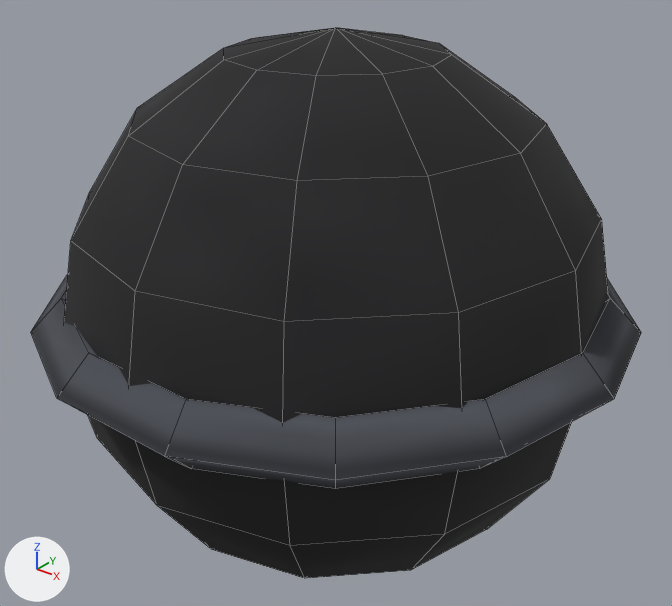
A saved change to the OBJ model crude-and-compute/src/main/resources/assets/crudecompute/models/block/power_cable_center.obj.
Both versions are drawn from a 50 mm lens placed at (0.697, -0.746, 0.652), pointed at (0.5, -0.5, 0.5). The lights are fixed; the arrows at lower left show +X, +Y and +Z. The picture after the commit comes second. Mesh edges are drawn as thin lines. Where no turn or scale is listed for an object, it has been applied to the vertices.

Objects in the first picture: 'power_cable_center'.
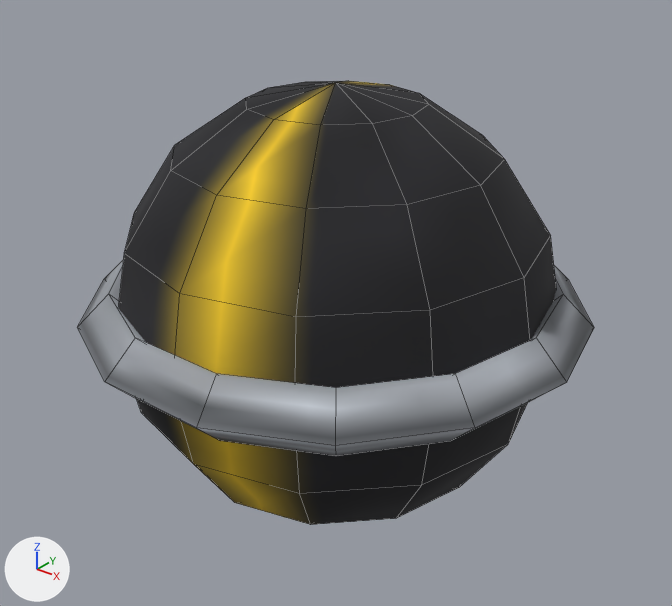
Boxes (x1, y1, x2, y2) around the edits, measured in the pictures (672 x 606 px; the box of a moved part takes in the faces that stretch with it):
'power_cable_center', recoloured, reshaped (15% narrower, 19% shorter)
    before: (31, 28, 641, 578)
    after: (77, 81, 594, 525)
part 1 of me_power_cable_center, moved or reshaped
    before: (64, 28, 608, 578)
    after: (118, 81, 556, 525)
part 2 of me_power_cable_center, moved or reshaped
    before: (31, 275, 641, 489)
    after: (77, 259, 594, 456)
part 3 of me_power_cable_center, recoloured
    before: (64, 28, 608, 578)
    after: (118, 81, 556, 525)
part 4 of me_power_cable_center, recoloured
    before: (31, 275, 641, 489)
    after: (77, 259, 594, 456)

The change, as a list of edits to the scene's bpy script:
```text
Add img_steel:
    img_steel = load_image('steel', '../../textures/block/steel.png', 16, 16, 'sRGB')
Add img_cable_black:
    img_cable_black = load_image('cable_black', '../../textures/block/cable_black.png', 16, 16, 'sRGB')
Add mat_steel:
    mat_steel = principled_material('steel')
    mat_steel.texture = img_steel
    mat_steel.roughness = 1.0
Add mat_cable_black:
    mat_cable_black = principled_material('cable_black')
    mat_cable_black.texture = img_cable_black
    mat_cable_black.roughness = 1.0
Change me_power_cable_center:
    used by ob_power_cable_center; location = (0.0, 0.0, 0.0)
    remove me_power_cable_center.from_pydata(...)  # 142 vertices, 152 faces; spans x 0.39..0.61, y -0.607..-0.393, z 0.4..0.6
    add me_power_cable_center.from_pydata(...)  # 142 vertices, 152 faces; spans x 0.406..0.594, y -0.592..-0.408, z 0.418..0.582
    me_power_cable_center part 1: the loose piece of 86 vertices spanning x 0.4..0.6, y -0.6..-0.4, z 0.4..0.6 is scaled about its middle by 0.82
    me_power_cable_center part 2: 56 of 142 vertices moved; they spanned x 0.39..0.61, y -0.607..-0.393, z 0.488..0.512 and now span x 0.406..0.594, y -0.592..-0.408, z 0.488..0.512; mean shift (0.0, 0.0, 0.0); largest move (0.599, -0.548, 0.5) -> (0.585, -0.541, 0.5)
    me_power_cable_center part 3: all 96 faces that had it switch from mat_rubber (picture img_rubber) to mat_cable_black (picture img_cable_black)
    me_power_cable_center part 4: all 56 faces that had it switch from mat_steel_dark (picture img_steel_dark) to mat_steel (picture img_steel)
```
